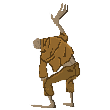
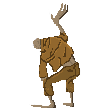
Layers edited between the first and the second 110px x 110px image:
painted on "괴물 왼쪽 공격" over [33, 5, 78, 107]
